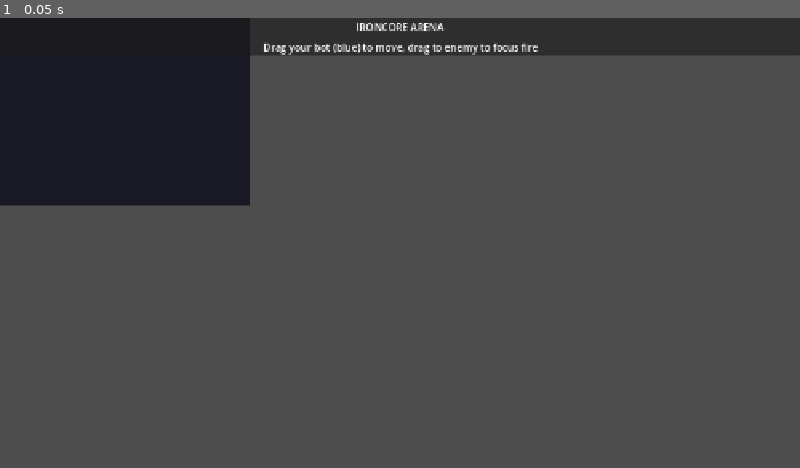
Above: before the commit, frame 1.
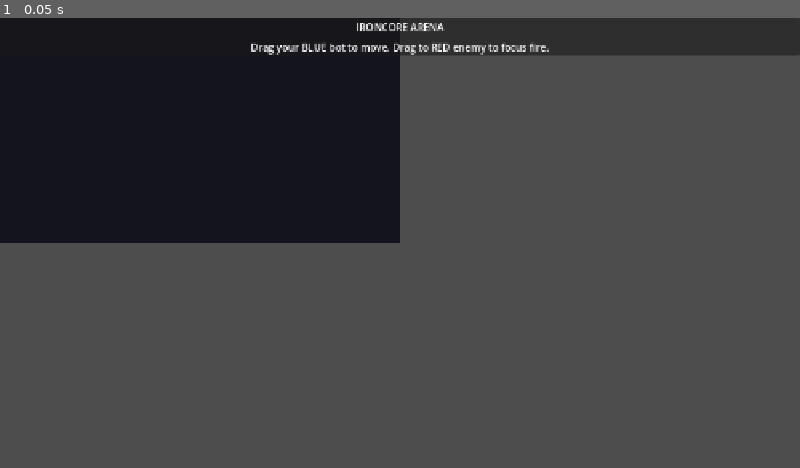
Above: after the commit, the same moment.

Repository: Ostn-DX/ironcore-arena
Game: Godot game, scene res://scenes/main.tscn
Two runs of this game, one before a commit and one after it. Both use one fixed random seed, a clock stepped at 60 frames per second and the inputs below.
Inputs:
- Up to frame 1 (0.05 s): no input

The runs differ from the first frame. In frame 1, 11% of the frame differs, in the area x 0-69%, y 5-50%.

Commit message:
Fix arena display: 1280x720 viewport, proper spawn positions center-left/right

Diff:
--- a/project/scenes/battle_screen.tscn
+++ b/project/scenes/battle_screen.tscn
@@ -22,15 +22,17 @@
 
 [node name="ArenaViewport" type="SubViewport" parent="ArenaViewport"]
 handle_input_locally = false
-size = Vector2i(800, 600)
+size = Vector2i(1280, 720)
 render_target_update_mode = 4
 
 [node name="ArenaContainer" type="Node2D" parent="ArenaViewport/ArenaViewport"]
 
 [node name="Background" type="ColorRect" parent="ArenaViewport/ArenaViewport/ArenaContainer"]
-offset_right = 800.0
-offset_bottom = 600.0
-color = Color(0.1, 0.1, 0.15, 1.0)
+offset_right = 1280.0
+offset_bottom = 720.0
+color = Color(0.08, 0.08, 0.12, 1.0)
+
+[node name="GridLines" type="Node2D" parent="ArenaViewport/ArenaViewport/ArenaContainer"]
 
 [node name="Bots" type="Node2D" parent="ArenaViewport/ArenaViewport/ArenaContainer"]
 
@@ -71,10 +73,10 @@
 anchor_top = 1.0
 anchor_right = 0.5
 anchor_bottom = 1.0
-offset_left = -200.0
+offset_left = -250.0
 offset_top = -25.0
-offset_right = 200.0
+offset_right = 250.0
 grow_horizontal = 2
 grow_vertical = 0
-text = "Drag your bot (blue) to move, drag to enemy to focus fire"
+text = "Drag your BLUE bot to move. Drag to RED enemy to focus fire."
 horizontal_alignment = 1
--- a/project/src/ui/battle_screen.gd
+++ b/project/src/ui/battle_screen.gd
@@ -36,7 +36,7 @@
 func _setup_camera() -> void:
 	camera = Camera2D.new()
 	camera.anchor_mode = Camera2D.ANCHOR_MODE_FIXED_TOP_LEFT
-	camera.position = Vector2(400, 300)
+	camera.position = Vector2(640, 360)  # Center of 1280x720
 	arena_container.add_child(camera)
 
 
@@ -55,12 +55,12 @@
 	## Start a test battle with simple bots
 	_clear_visuals()
 
-	# Get arena data
+	# Get arena data - 1280x720 arena
 	var arena_data: Dictionary = {
 		"id": "test_arena",
-		"size": {"width": 800, "height": 600},
-		"spawn_points_player": [{"x": 150, "y": 300}],
-		"spawn_points_enemy": [{"x": 650, "y": 300}],
+		"size": {"width": 1280, "height": 720},
+		"spawn_points_player": [{"x": 200, "y": 360}],  # Center left
+		"spawn_points_enemy": [{"x": 1080, "y": 360}],  # Center right
 		"obstacles": [],
 		"seed": 12345
 	}
@@ -232,14 +232,14 @@
 	# Show result label
 	var result_label: Label = Label.new()
 	result_label.text = "RESULT: " + result + "\nTicks: " + str(tick_count)
-	result_label.position = Vector2(350, 250)
+	result_label.position = Vector2(540, 300)  # Center of 1280x720
 	result_label.add_theme_font_size_override("font_size", 24)
 	add_child(result_label)
 
 	# Restart button
 	var restart_btn: Button = Button.new()
 	restart_btn.text = "Restart Battle"
-	restart_btn.position = Vector2(360, 320)
+	restart_btn.position = Vector2(580, 380)
 	restart_btn.pressed.connect(_start_test_battle)
 	add_child(restart_btn)
 
